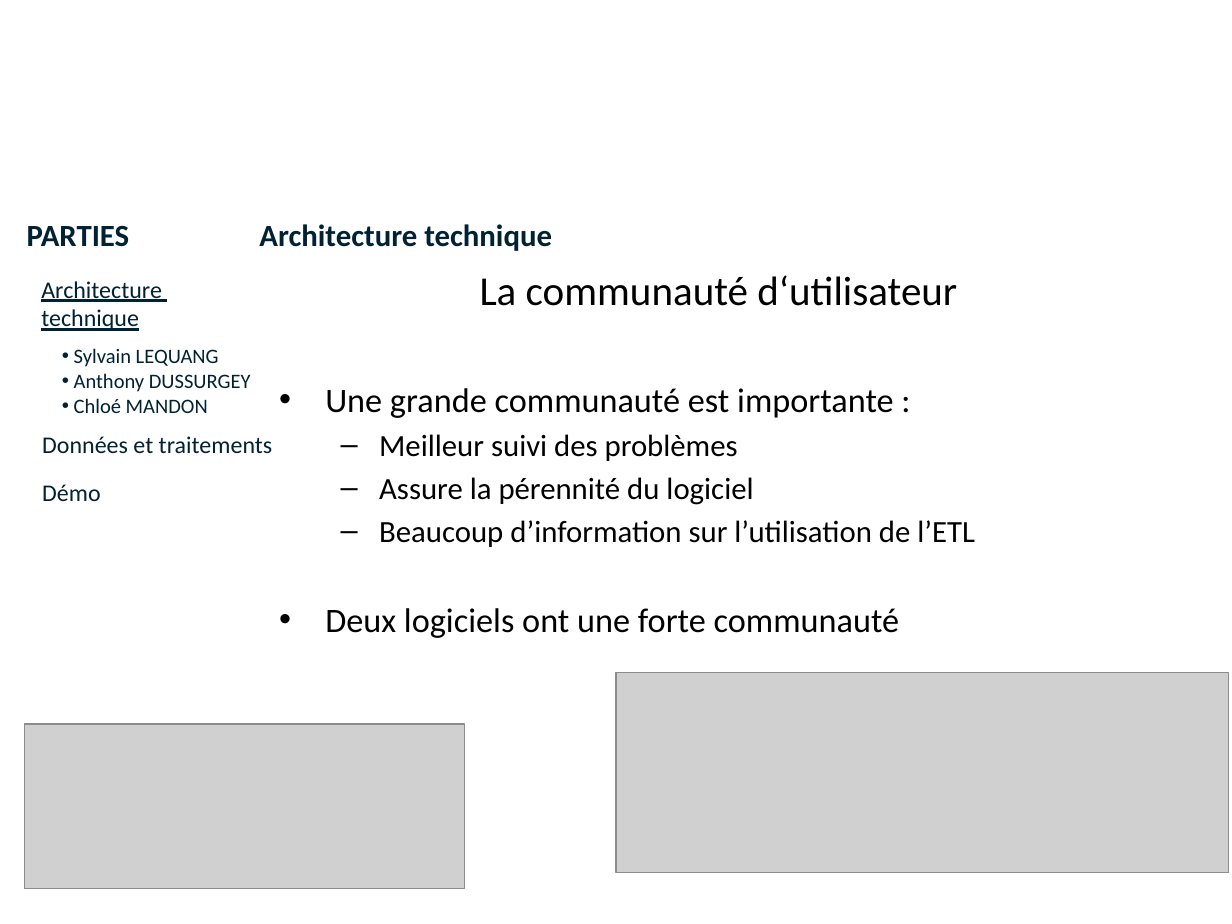
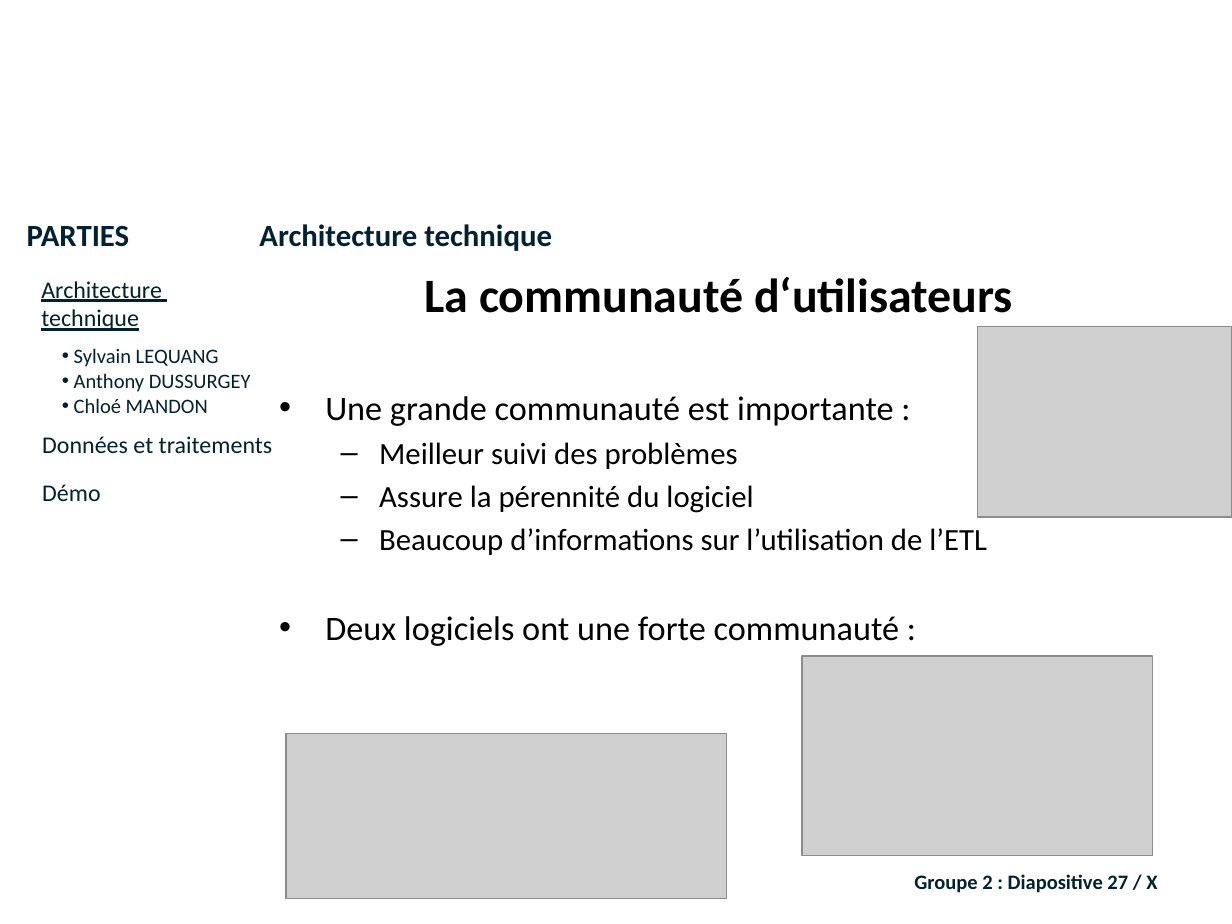
Before and after one commit to lobtec/dartiesgroupe2, a slide deck: slide 27 of PROJET/Soutenance Finale/Présentation finale.pptx (slide 36 before the commit). Drawn at 1232x924 pixels with LibreOffice and Linux fonts; fonts in the diff are those of the drawing; grey boxes stand for pictures; background and template pictures are left out. Boxes give left, top, right and bottom in pixels: in the first picture for what was removed or moved away, otherwise in the second. Text is boxed around its words. In the diff, an @@ line names an element or a change of style, - is before the commit and + after.

```diff
--- a/PROJET/Soutenance Finale/Présentation finale.pptx
+++ b/PROJET/Soutenance Finale/Présentation finale.pptx
@@ text at [424,277,1013,313]: text changed; size 24 to 28 pt; bold on @@
-La communauté d‘utilisateur
+La communauté d‘utilisateurs
@@ picture added at [977,326,1232,517] @@
@@ text at [325,528,987,646]: text changed @@
-  – Beaucoup d’information sur l’utilisation de l’ETL
-• Deux logiciels ont une forte communauté
+  – Beaucoup d’informations sur l’utilisation de l’ETL
+• Deux logiciels ont une forte communauté :
@@ picture: place and size @@
-picture at [616,673,1228,872]
+picture at [802,655,1153,855]
@@ picture: place and size @@
-picture at [25,724,466,890]
+picture at [286,733,727,898]
@@ text added at [914,874,1157,893], 12 pt, text #002232, bold @@
+Groupe 2 : Diapositive 27 / X
```
Also in this commit, not shown: 31 other slides changed, 20 slides added, 42 slides removed.
